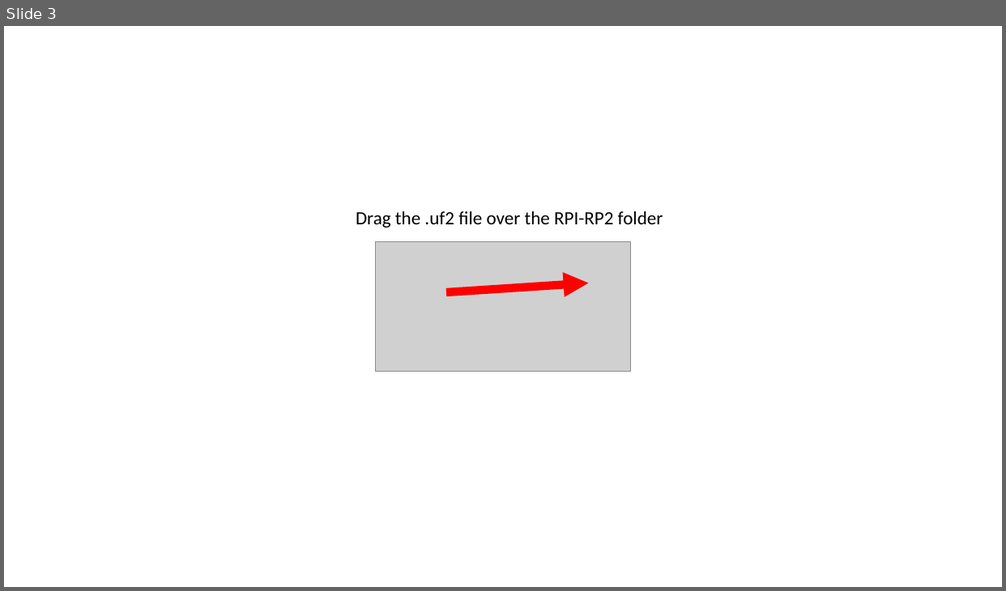
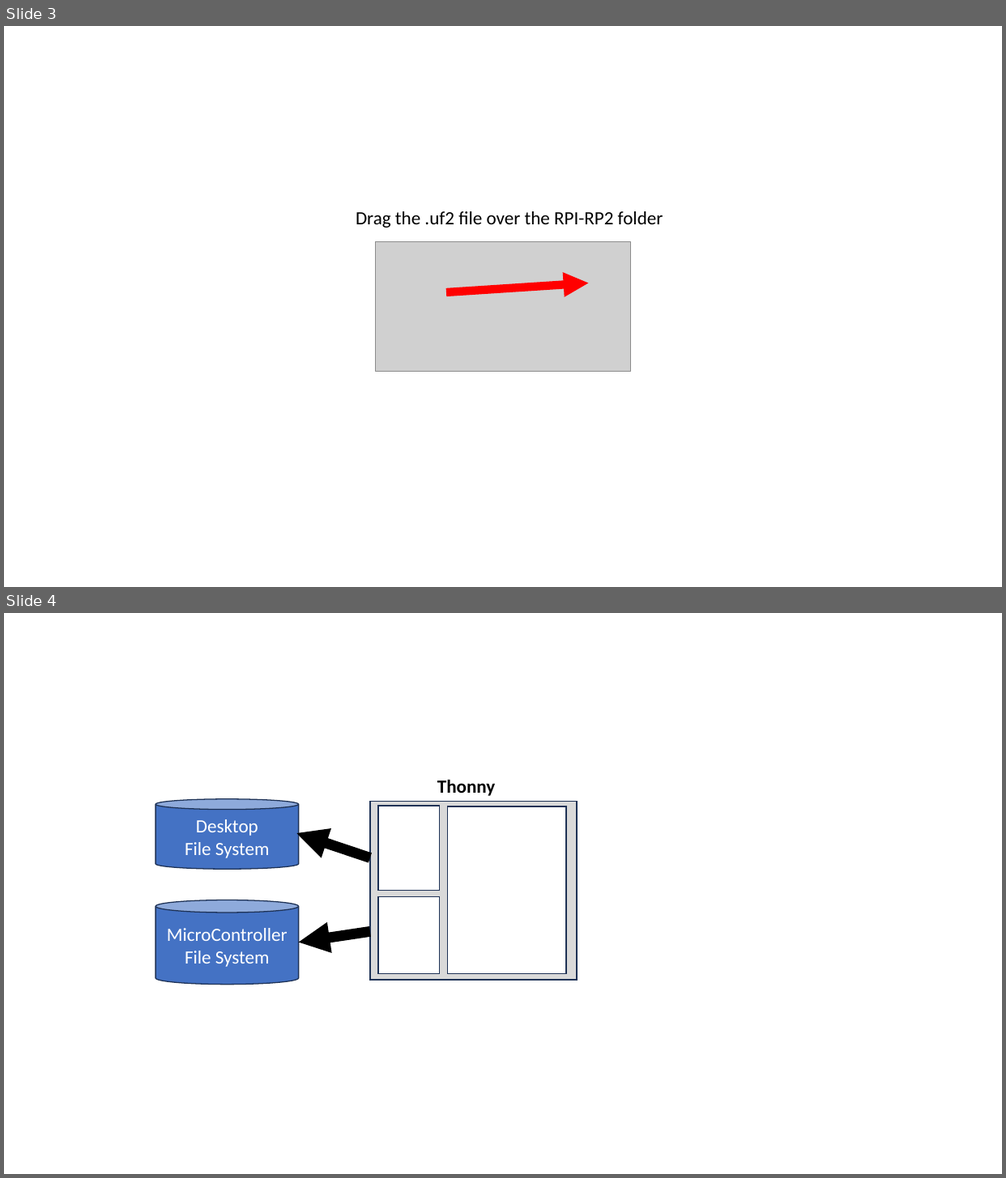
Before and after one commit to dmccreary/moving-rainbow, a slide deck: slides/FIrmware-Upgrade.pptx. Shown one above the other, each under a label of ours: slide 3 before the commit, slides 3 and 4 after it. The pictures are 1006x591 and 1006x1178 pixels, drawn with LibreOffice and Linux fonts; fonts in the diff are those of the drawing; grey boxes stand for pictures. Boxes give left, top, right and bottom in pixels: in the first picture for what was removed or moved away, otherwise in the second. Text is boxed around its words. In the diff, an @@ line names an element or a change of style, - is before the commit and + after.

```diff
--- a/slides/FIrmware-Upgrade.pptx
+++ b/slides/FIrmware-Upgrade.pptx
@@ slide 4 added at (4, 613, 1002, 1174), background #FFFFFF @@
@@ text added at (437, 779, 495, 796), 18 pt, text #000000, bold @@
+Thonny
@@ cylinder added at (156, 799, 299, 870), fill #4472C4, outline #1E3256 1 pt, 18 pt, text #FFFFFF @@
+Desktop
+File System
@@ rectangle added at (370, 801, 577, 980), fill #D9D9D9, outline #1E3256 1 pt @@
@@ rectangle added at (378, 806, 440, 890), fill #FFFFFF, outline #1E3256 1 pt @@
@@ rectangle added at (448, 807, 566, 974), fill #FFFFFF, outline #1E3256 1 pt @@
@@ arrow added from (370, 858) to (296, 833), #000000 10 pt @@
@@ cylinder added at (156, 901, 299, 985), fill #4472C4, outline #1E3256 1 pt, 18 pt, text #FFFFFF @@
+MicroController
+File System
@@ rectangle added at (378, 897, 440, 973), fill #FFFFFF, outline #1E3256 1 pt @@
@@ arrow added from (370, 932) to (299, 943), #000000 10 pt @@
```
Also in this commit, not shown: 3 other files.
